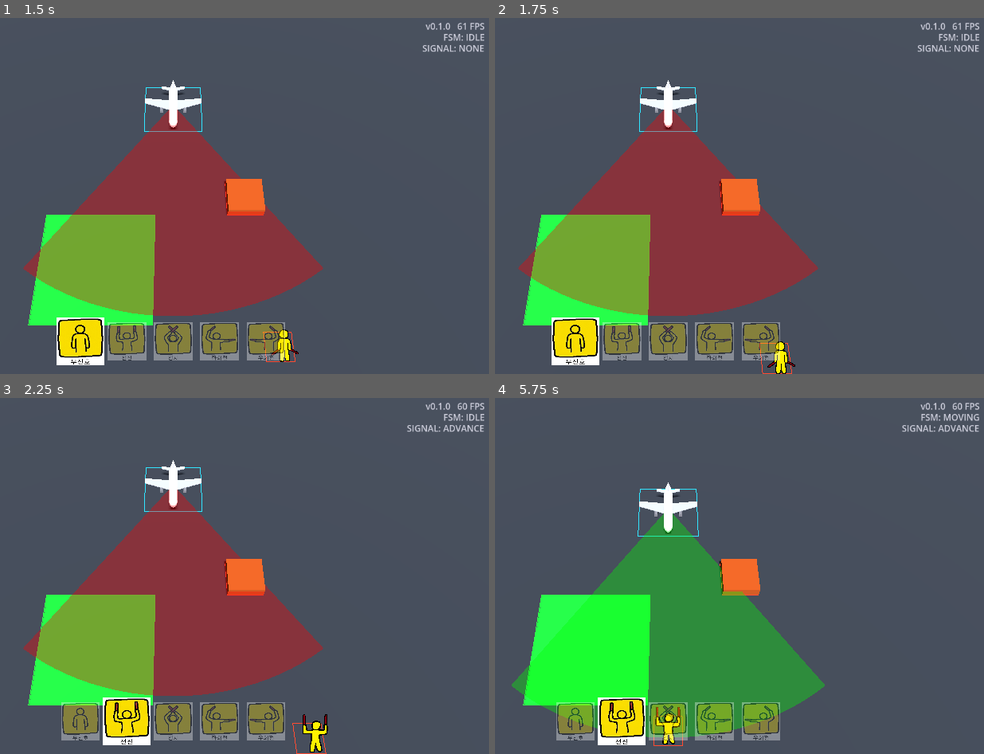
Above: before the commit, frames 1-4 (two rows, left to right).
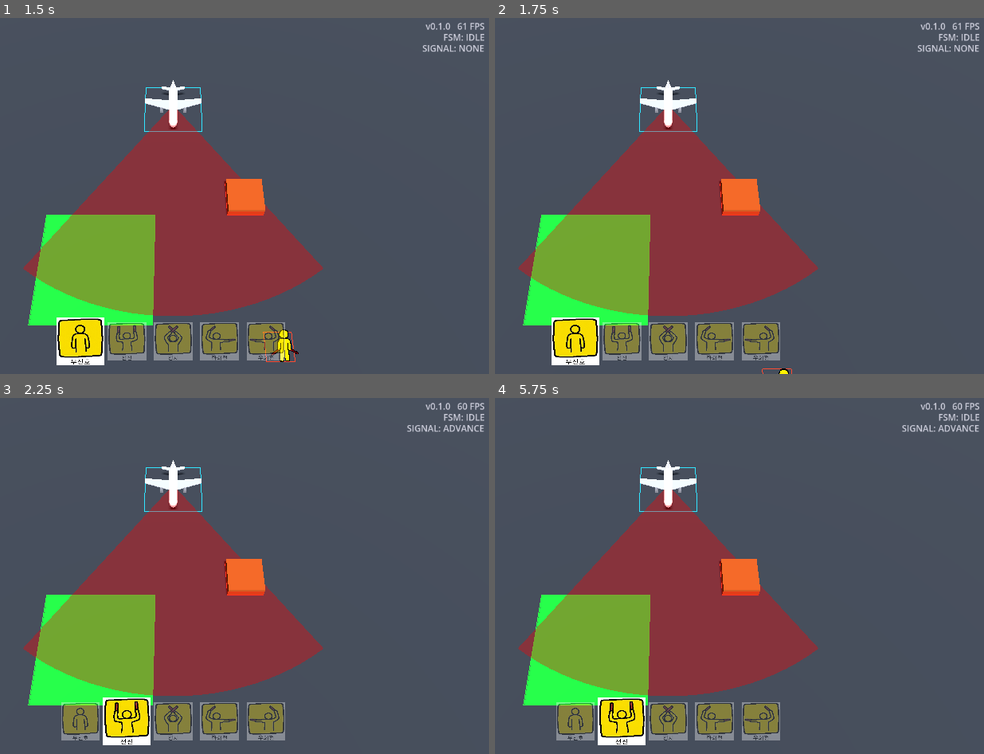
Above: after the commit, the same moments.

Repository: Leusin/project-godot-airport-marshaling-game
Game: Godot game, scene res://src/core/main_game/Main.tscn
Two runs of this game, one before a commit and one after it. Both use one fixed random seed, a clock stepped at 60 frames per second and the inputs below.
Inputs:
- Up to frame 1 (1.5 s): tap Enter (ui_accept) at 0.5, 0.77 s; hold D (move_right) 0.53-1.28 s; hold Up (signal_advance) 0.53-1.28 s; hold S (move_down) from 1.28 s (still down); tap Up (signal_advance) at 1.35 s
- Up to frame 2 (1.75 s): keep holding S (move_down); tap Enter (ui_accept) at 1.52 s
- Up to frame 3 (2.25 s): tap Enter (ui_accept) at 2 s; release S (move_down) at 2.03 s; hold D (move_right) from 2.03 s (still down); hold Up (signal_advance) from 2.03 s (still down)
- Up to frame 4 (5.75 s): release D (move_right) at 2.78 s; release Up (signal_advance) at 2.78 s; hold W (move_up) 2.78-3.53 s; tap Up (signal_advance) at 2.85, 4.35 s; tap Enter (ui_accept) at 3.02, 3.77, 4.52 s; hold Up (signal_advance) 3.53-4.28 s; hold A (move_left) 3.53-5.03 s; hold S (move_down) from 5.03 s (still down); hold Up (signal_advance) from 5.03 s (still down)

Frame 1 is identical in both runs. In frame 2, 0.3% of the frame differs, in the area x 54-62%, y 90-100%; in frame 3, 0.3%; in frame 4, 26%, in the area x 3-100%, y 4-98%.

Commit message:
refactor: 비행기 움직임을 AircraftControl 컴포넌트로 분리 + ScreenClamp 제거
- Aircraft는 설정/명령/딜레이 해소만, 실제 움직임(속도·회전·이동)은 신규 자식
  AircraftControl이 담당 (active_command/get_speed로 연동, 외부 인터페이스 불변)
- ScreenClamp를 Aircraft/Marshaller 양쪽에서 제거하고 screen_clamp.gd 삭제
  (화면 경계 클램프 기능 제거)
- 신규 aircraft_control.gd.uid 포함

38/38 테스트 통과, Godot 실물 실행 확인

Co-Authored-By: Claude Opus 4.8 <noreply@anthropic.com>

Diff:
--- a/src/core/main_game/Main.tscn
+++ b/src/core/main_game/Main.tscn
@@ -13,11 +13,11 @@
 [ext_resource type="Script" path="res://src/ui/game_over_hud.gd" id="11_game_over_hud_script"]
 [ext_resource type="Script" path="res://src/ui/success_hud.gd" id="12_success_hud_script"]
 [ext_resource type="Script" path="res://src/debug/debug_hud.gd" id="13_debug_hud_script"]
-[ext_resource type="Script" path="res://src/core/utils/screen_clamp.gd" id="14_screen_clamp_script"]
 [ext_resource type="Script" path="res://src/debug/collision_debug_visual.gd" id="15_collision_debug_script"]
 [ext_resource type="PackedScene" path="res://assets/models/aircraft.glb" id="16_aircraft_model"]
 [ext_resource type="Script" path="res://src/gameplay/marshaller/marshaller_sprite.gd" id="17_marshaller_sprite_script"]
 [ext_resource type="Script" path="res://src/core/main_game/level_lighting.gd" id="19_level_lighting_script"]
+[ext_resource type="Script" path="res://src/gameplay/aircraft/aircraft_control.gd" id="20_aircraft_control_script"]
 
 [sub_resource type="BoxMesh" id="BoxMesh_obstacle"]
 size = Vector3(1.5, 1.0, 1.5)
@@ -100,16 +100,15 @@
 [node name="SignalInput" type="Node" parent="World/EntityRoot/Marshaller" groups=["signal_input"]]
 script = ExtResource("6_signal_input_script")
 
-[node name="ScreenClamp" type="Node" parent="World/EntityRoot/Marshaller"]
-script = ExtResource("14_screen_clamp_script")
-edge_margin = 0.5
-
 [node name="Aircraft" type="Node3D" parent="World/EntityRoot" groups=["aircraft"]]
 transform = Transform3D(-1, 0, 0, 0, 1, 0, 0, 0, -1, 0, 0.3, -5)
 script = ExtResource("5_aircraft_script")
 
 [node name="AircraftModel" parent="World/EntityRoot/Aircraft" instance=ExtResource("16_aircraft_model")]
 transform = Transform3D(-1, 0, 0, 0, 1, 0, 0, 0, -1, 0, 0, 0)
+
+[node name="AircraftControl" type="Node" parent="World/EntityRoot/Aircraft"]
+script = ExtResource("20_aircraft_control_script")
 
 [node name="VisionCone" type="Node" parent="World/EntityRoot/Aircraft"]
 script = ExtResource("3_vision_cone_script")
@@ -122,10 +121,6 @@
 
 [node name="AircraftHitbox" type="Node" parent="World/EntityRoot/Aircraft"]
 script = ExtResource("10_aircraft_collision_script")
-
-[node name="ScreenClamp" type="Node" parent="World/EntityRoot/Aircraft"]
-script = ExtResource("14_screen_clamp_script")
-edge_margin = 1.0
 
 [node name="EffectRoot" type="Node3D" parent="World"]
 
--- a/src/core/utils/screen_clamp.gd
+++ /dev/null
@@ -1,34 +0,0 @@
-extends Node
-## 부모 Node3D를 탑다운 카메라 가시 영역 안으로 매 물리 프레임 클램프하는 컴포넌트.
-## Marshaller/Aircraft가 각자 부모를 이동시킨 뒤(부모 _physics_process가 자식보다 먼저 실행됨)
-## 이 자식 노드가 경계로 되돌린다. 경계 계산은 screen_bounds 유틸을 공유한다.
-## 카메라가 기울어져 있으면(원근/직교 모두) 가시 영역 중심이 월드 원점과 다를 수 있으므로
-## 중심(center) 기준으로 클램프한다.
-
-const ScreenBoundsScript = preload("res://src/core/utils/screen_bounds.gd")
-
-@export var edge_margin: float = 0.5
-
-@onready var _target: Node3D = get_parent()
-
-var _center: Vector2 = Vector2.ZERO
-var _half_x: float = 0.0
-var _half_z: float = 0.0
-
-func _ready() -> void:
-	get_viewport().size_changed.connect(_update_bounds)
-	_update_bounds()
-
-func _update_bounds() -> void:
-	var camera := get_viewport().get_camera_3d()
-	if camera == null:
-		return
-	var frustum := ScreenBoundsScript.compute_ground_frustum(camera, get_viewport())
-	_center = frustum["center"]
-	var half_extents: Vector2 = frustum["half_extents"]
-	_half_x = half_extents.x - edge_margin
-	_half_z = half_extents.y - edge_margin
-
-func _physics_process(_delta: float) -> void:
-	_target.position.x = clampf(_target.position.x, _center.x - _half_x, _center.x + _half_x)
-	_target.position.z = clampf(_target.position.z, _center.y - _half_z, _center.y + _half_z)
--- a/src/gameplay/aircraft/aircraft.gd
+++ b/src/gameplay/aircraft/aircraft.gd
@@ -1,8 +1,8 @@
 extends Node3D
-## 비행기 위치/속도/회전 갱신. 딜레이(명령 수신 후 반응 지연) + 관성(가속/감속)으로 움직인다.
-## 언제 어떤 신호를 보낼지(상태 전이)는 AircraftFSM이 판단하고, 여기서는 수신호를 받아
-## 내부 명령(Command)으로 번역해 물리적으로만 반영한다 — 신호↔명령 번역은 비행기의 구현 세부사항.
-## 화면 경계 클램프는 자식 ScreenClamp 컴포넌트가 담당한다.
+## 비행기의 정체성/설정과 명령 인터페이스를 관리한다.
+## 실제 움직임(속도 관성·회전·전진)은 자식 AircraftControl 컴포넌트가 담당한다.
+## 언제 어떤 신호를 보낼지(상태 전이)는 AircraftFSM이 판단하고, 신호↔명령 번역은
+## 비행기의 구현 세부사항이라 여기서 처리한다 (외부는 신호만 넘긴다).
 
 const CountdownScript = preload("res://src/core/utils/countdown.gd")
 const SignalInputScript = preload("res://src/gameplay/marshaller/signal_input.gd")
@@ -15,13 +15,19 @@
 @export var turn_speed_degrees: float = 25.0
 @export var command_delay: float = 0.6
 
+@onready var _control: Node = $AircraftControl
+
 var _active_command: Command = Command.STOP
 var _pending_command: Command = Command.STOP
 var _delay := CountdownScript.new()
-var _current_speed: float = 0.0
 
+## 딜레이가 지나 실제로 반영 중인 명령. 움직임 담당(AircraftControl)이 매 프레임 읽는다.
+func active_command() -> Command:
+	return _active_command
+
+## 현재 속도. 실제 값은 움직임 컴포넌트가 들고 있고 여기선 위임만 한다 (FSM의 정지 판정용).
 func get_speed() -> float:
-	return _current_speed
+	return _control.get_speed()
 
 ## 수신호를 받아 내부 명령으로 번역해 예약한다. 외부(FSM)는 신호만 넘기고,
 ## 신호가 어떤 물리 명령이 되는지는 비행기가 안다.
@@ -41,22 +47,8 @@
 	_pending_command = command
 	_delay.start(command_delay)
 
+## 명령 딜레이(반응 지연) 해소만 담당한다. 부모는 자식보다 먼저 실행되므로,
+## 여기서 갱신한 _active_command를 같은 프레임에 AircraftControl이 읽어 움직인다.
 func _physics_process(delta: float) -> void:
 	if _delay.tick(delta):
 		_active_command = _pending_command
-
-	var target_speed := max_speed if _active_command == Command.ADVANCE else 0.0
-	if target_speed > _current_speed:
-		_current_speed = minf(_current_speed + acceleration * delta, target_speed)
-	else:
-		_current_speed = maxf(_current_speed - deceleration * delta, target_speed)
-
-	var turn_direction := 0.0
-	if _active_command == Command.TURN_LEFT:
-		turn_direction = 1.0
-	elif _active_command == Command.TURN_RIGHT:
-		turn_direction = -1.0
-	if turn_direction != 0.0:
-		rotate_y(deg_to_rad(turn_speed_degrees * turn_direction * delta))
-
-	position += (-global_transform.basis.z) * _current_speed * delta
--- /dev/null
+++ b/src/gameplay/aircraft/aircraft_control.gd
@@ -0,0 +1,33 @@
+extends Node
+## 비행기 움직임 실행 컴포넌트. 부모 Aircraft의 명령/설정을 읽어 속도 관성(가속/감속) +
+## 회전 + 전진을 매 물리 프레임 부모에 반영한다. 명령/설정 자체의 관리는 Aircraft가 한다.
+## 부모가 먼저 명령 딜레이를 해소한 뒤 이 자식이 움직이고(부모 → 자식 실행 순서), 충돌 판정
+## 컴포넌트보다 앞에 배치돼 이번 프레임의 위치가 판정에 반영된다.
+
+const AircraftScript = preload("res://src/gameplay/aircraft/aircraft.gd")
+
+@onready var _aircraft: Node3D = get_parent()
+
+var _current_speed: float = 0.0
+
+func get_speed() -> float:
+	return _current_speed
+
+func _physics_process(delta: float) -> void:
+	var command: AircraftScript.Command = _aircraft.active_command()
+
+	var target_speed: float = _aircraft.max_speed if command == AircraftScript.Command.ADVANCE else 0.0
+	if target_speed > _current_speed:
+		_current_speed = minf(_current_speed + _aircraft.acceleration * delta, target_speed)
+	else:
+		_current_speed = maxf(_current_speed - _aircraft.deceleration * delta, target_speed)
+
+	var turn_direction := 0.0
+	if command == AircraftScript.Command.TURN_LEFT:
+		turn_direction = 1.0
+	elif command == AircraftScript.Command.TURN_RIGHT:
+		turn_direction = -1.0
+	if turn_direction != 0.0:
+		_aircraft.rotate_y(deg_to_rad(_aircraft.turn_speed_degrees * turn_direction * delta))
+
+	_aircraft.position += (-_aircraft.global_transform.basis.z) * _current_speed * delta
--- a/src/gameplay/marshaller/marshaller_controller.gd
+++ b/src/gameplay/marshaller/marshaller_controller.gd
@@ -1,6 +1,5 @@
 extends Node3D
 ## 마샬러 이동만 담당. 입력은 MoveInput에서 받아온다.
-## 화면 경계 클램프는 자식 ScreenClamp 컴포넌트가 담당한다.
 
 const MoveInputScript = preload("res://src/gameplay/marshaller/move_input.gd")
 
Not shown, removed: src/core/utils/screen_clamp.gd.uid
Not shown, added: src/gameplay/aircraft/aircraft_control.gd.uid
